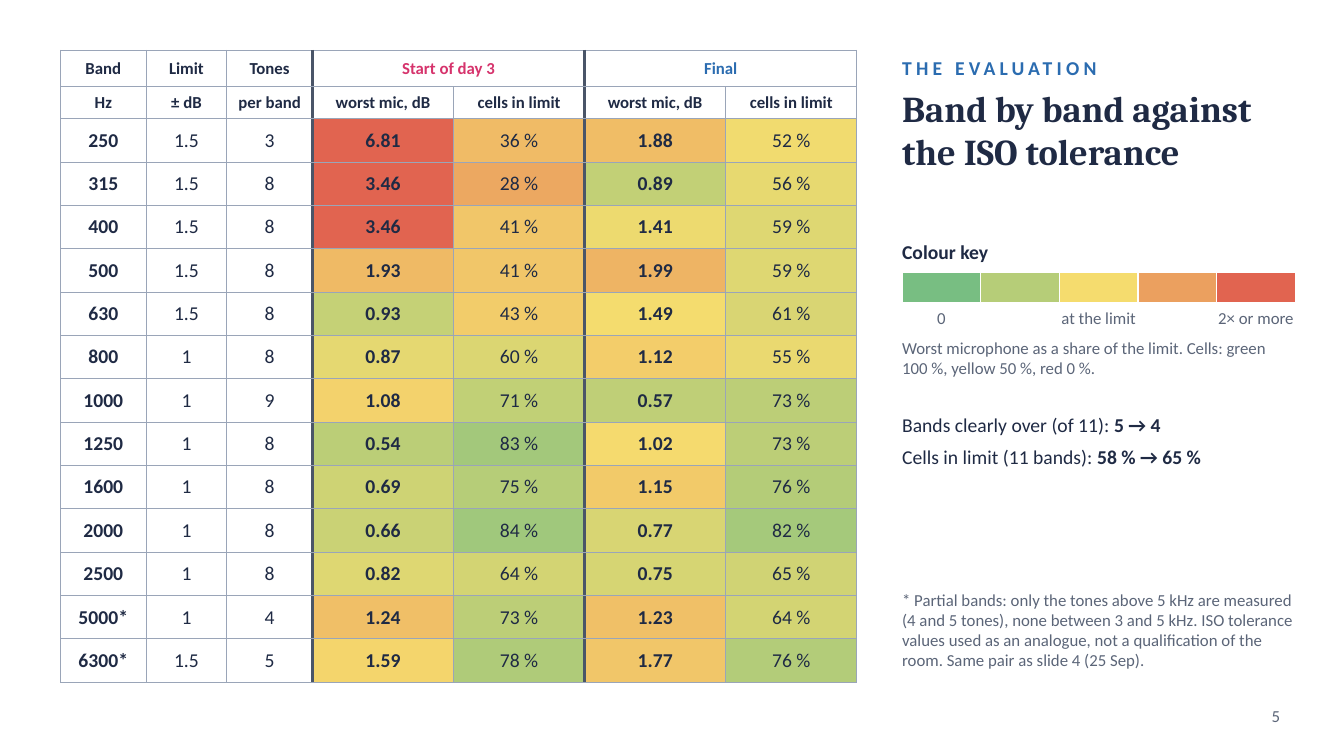
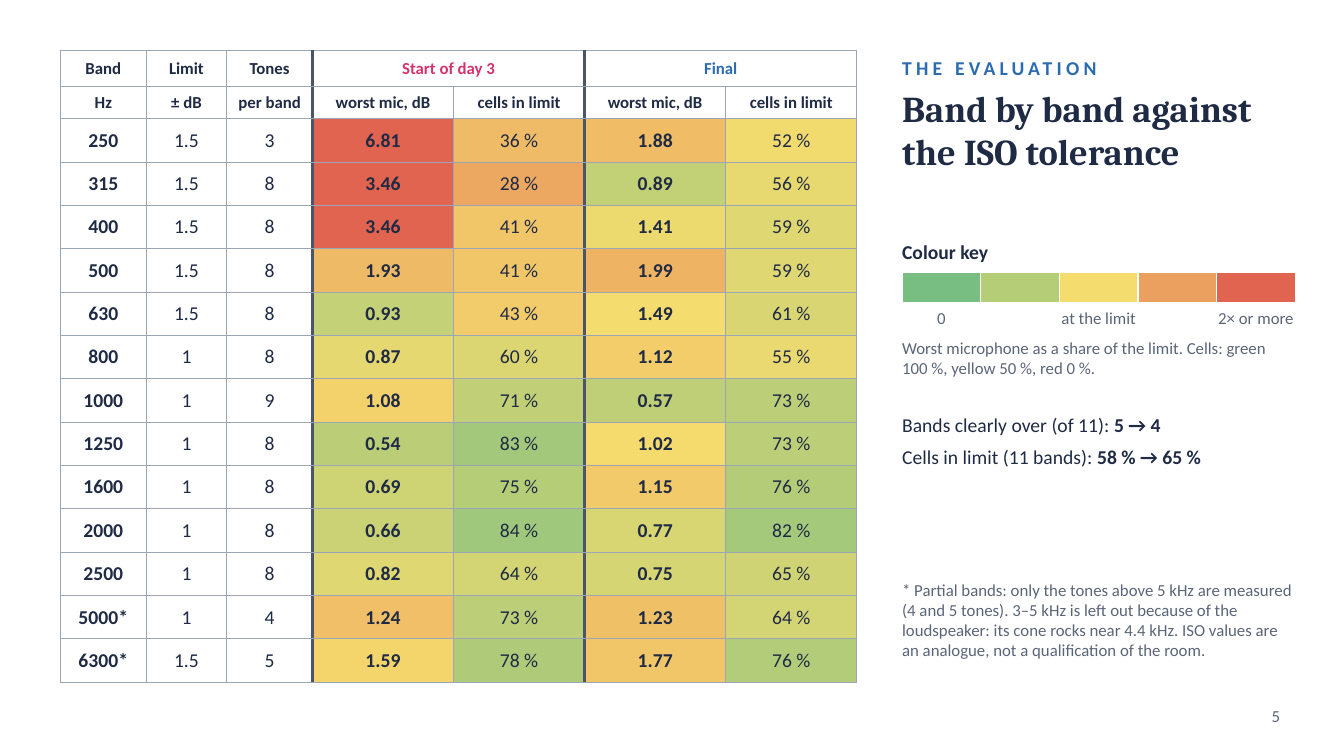
Before and after one commit to asdfgh0318/SoundVisualizer, a slide deck: slide 5 of docs/analysis/chamber-final-2026-10-01/slides/chamber-slides.pptx. Drawn at 1344x756 pixels with LibreOffice and Linux fonts; fonts in the diff are those of the drawing. Boxes give left, top, right and bottom in pixels: in the first picture for what was removed or moved away, otherwise in the second. Text is boxed around its words. In the diff, an @@ line names an element or a change of style, - is before the commit and + after.

```diff
--- a/docs/analysis/chamber-final-2026-10-01/slides/chamber-slides.pptx
+++ b/docs/analysis/chamber-final-2026-10-01/slides/chamber-slides.pptx
@@ text at (902, 584, 1292, 659): text changed @@
-* Partial bands: only the tones above 5 kHz are measured (4 and 5 tones), none between 3 and 5 kHz. ISO tolerance values used as an analogue, not a qualification of the room. Same pair as slide 4 (25 Sep).
+* Partial bands: only the tones above 5 kHz are measured (4 and 5 tones). 3–5 kHz is left out because of the loudspeaker: its cone rocks near 4.4 kHz. ISO values are an analogue, not a qualification of the room.
```
Also in this commit, not shown: 1 other file.
